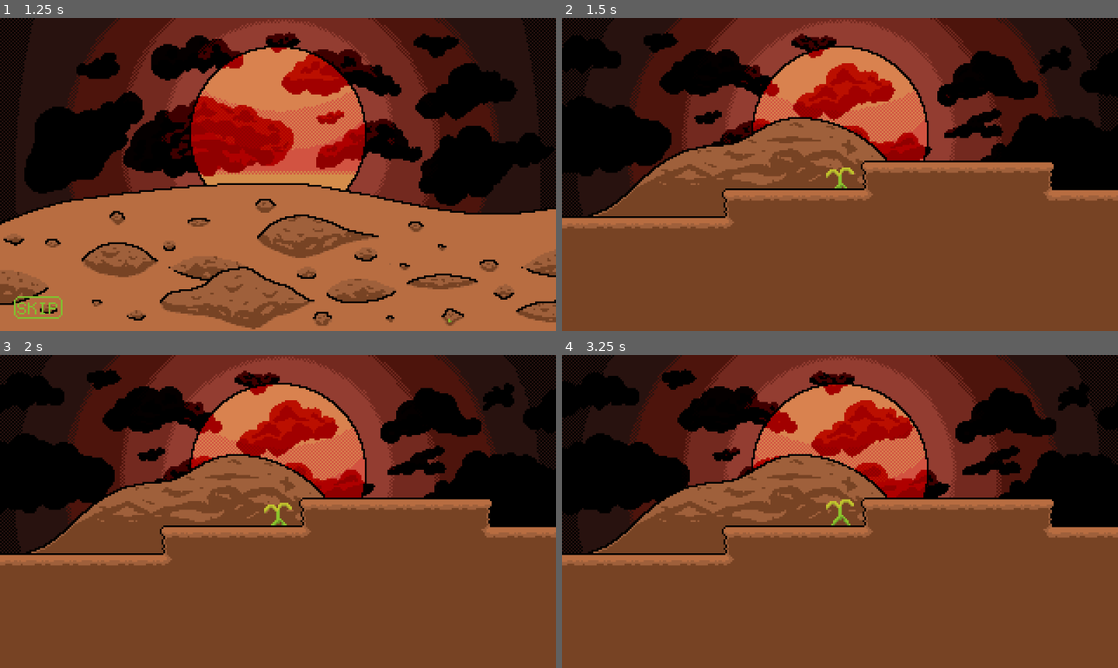
Above: before the commit, frames 1-4 (two rows, left to right).
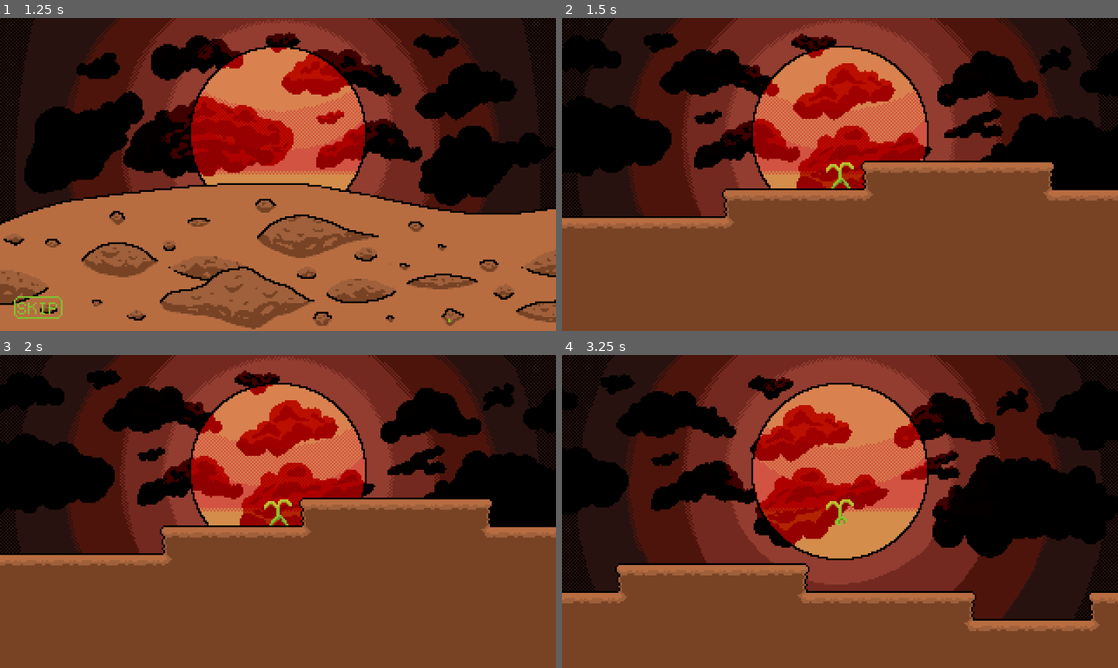
Above: after the commit, the same moments.

Repository: SuperTuxii/Todesstille
Game: Godot game, scene res://scenes/main.tscn
Same seed, same stepped clock (60 frames per second), same inputs: the game is played once before the commit and once after it.
Inputs (mouse positions are in pixels of both pictures, inside the frame that each line leads up to):
- Up to frame 1 (1.25 s): click "START" at 0.5 s
- Up to frame 2 (1.5 s): click "SKIP" at 1.25 s
- Up to frame 3 (2 s): no input
- Up to frame 4 (3.25 s): tap Enter at 2 s; move the mouse to (962, 495) at 2.02 s; hold Right (right) from 2.03 s (still down); tap Alt at 2.1 s; tap W (up) at 2.27, 3.02 s; move the mouse to (728, 527) at 2.77 s; tap Shift at 2.85 s

Frame 1 is identical in both runs. In frame 2, 8.5% of the frame differs, in the area x 4-59%, y 31-64%; in frame 3, 8.5%; in frame 4, 49%, in the area x 0-100%, y 4-89%.
Error after the commit: Parse Error: Could not find type "MovingNode" in the current scope. (res://scripts/level.gd:8)

Commit message:
Working on a node that move relatively to the player movement and also has the option to move with time going by

Diff:
--- a/scenes/level.tscn
+++ b/scenes/level.tscn
@@ -9,6 +9,7 @@
 [ext_resource type="Texture2D" uid="uid://cu821yq3ybux0" path="res://assets/textures/hill3.png" id="4_8c41q"]
 [ext_resource type="Material" uid="uid://0hetog7pcjj4" path="res://materials/burn_material.tres" id="7_b121j"]
 [ext_resource type="Texture2D" uid="uid://dchcr5r0nm4qk" path="res://assets/textures/clouds.png" id="7_klq6b"]
+[ext_resource type="Script" uid="uid://crqoyb7bfuit2" path="res://scripts/moving_node.gd" id="10_olg7q"]
 
 [sub_resource type="TileSetAtlasSource" id="TileSetAtlasSource_olg7q"]
 resource_name = "terrain_surfice"
@@ -405,14 +406,17 @@
 script = ExtResource("1_w8frs")
 
 [node name="Hill1" type="Sprite2D" parent="."]
+visible = false
 position = Vector2(99, 82)
 texture = ExtResource("2_2r41h")
 
 [node name="Hill2" type="Sprite2D" parent="."]
+visible = false
 position = Vector2(451, 80)
 texture = ExtResource("3_klq6b")
 
 [node name="Hill3" type="Sprite2D" parent="."]
+visible = false
 position = Vector2(660, 19)
 texture = ExtResource("4_8c41q")
 
@@ -437,3 +441,6 @@
 material = ExtResource("7_b121j")
 position = Vector2(61, 8)
 texture = ExtResource("7_klq6b")
+
+[node name="MovingNode" type="Node2D" parent="."]
+script = ExtResource("10_olg7q")
--- a/scripts/level.gd
+++ b/scripts/level.gd
@@ -4,4 +4,7 @@
 var player: Player = $Player
 
 func _ready() -> void:
+	for child in get_children():
+		if child is MovingNode:
+			player.moved.connect(child.relative_move)
 	player.standup()
--- a/scripts/player.gd
+++ b/scripts/player.gd
@@ -1,4 +1,6 @@
 class_name Player extends CharacterBody2D
+
+signal moved(difference: Vector2)
 
 @onready
 var texture: AnimatedSprite2D = $Texture
@@ -34,6 +36,8 @@
 	var prev_postion: Vector2 = position
 	move_and_slide()
 
+	if position != prev_postion:
+		moved.emit(position - prev_postion)
 	if has_node("Clouds"):
 		var scroll_offset: Vector2 = $Clouds.material.get_shader_parameter("offset")
 		$Clouds.material.set_shader_parameter("offset", scroll_offset + (position - prev_postion) * 0.25 - Vector2(0.1, 0))
Not shown: 1 places in scenes/level.tscn that only renumber resources
